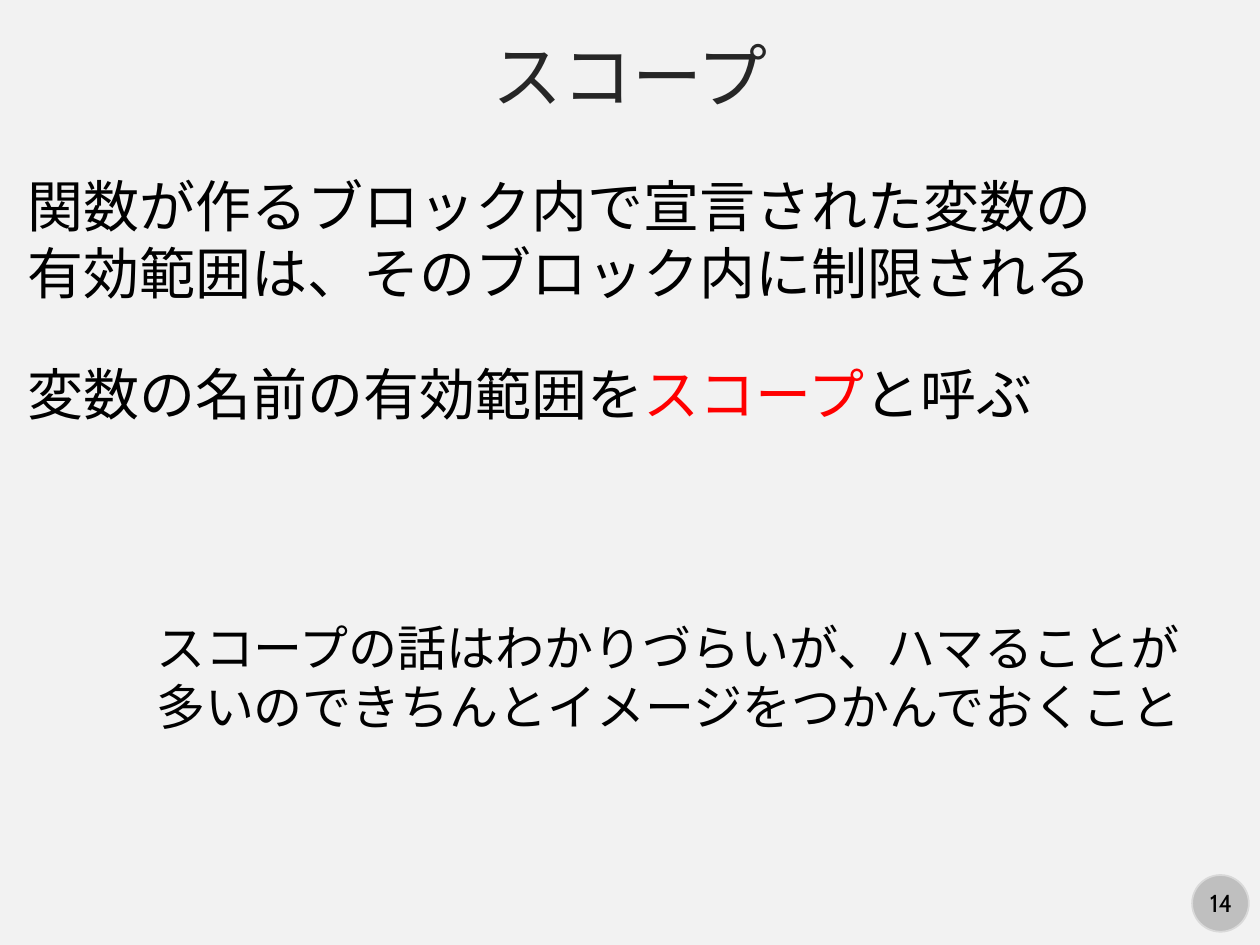
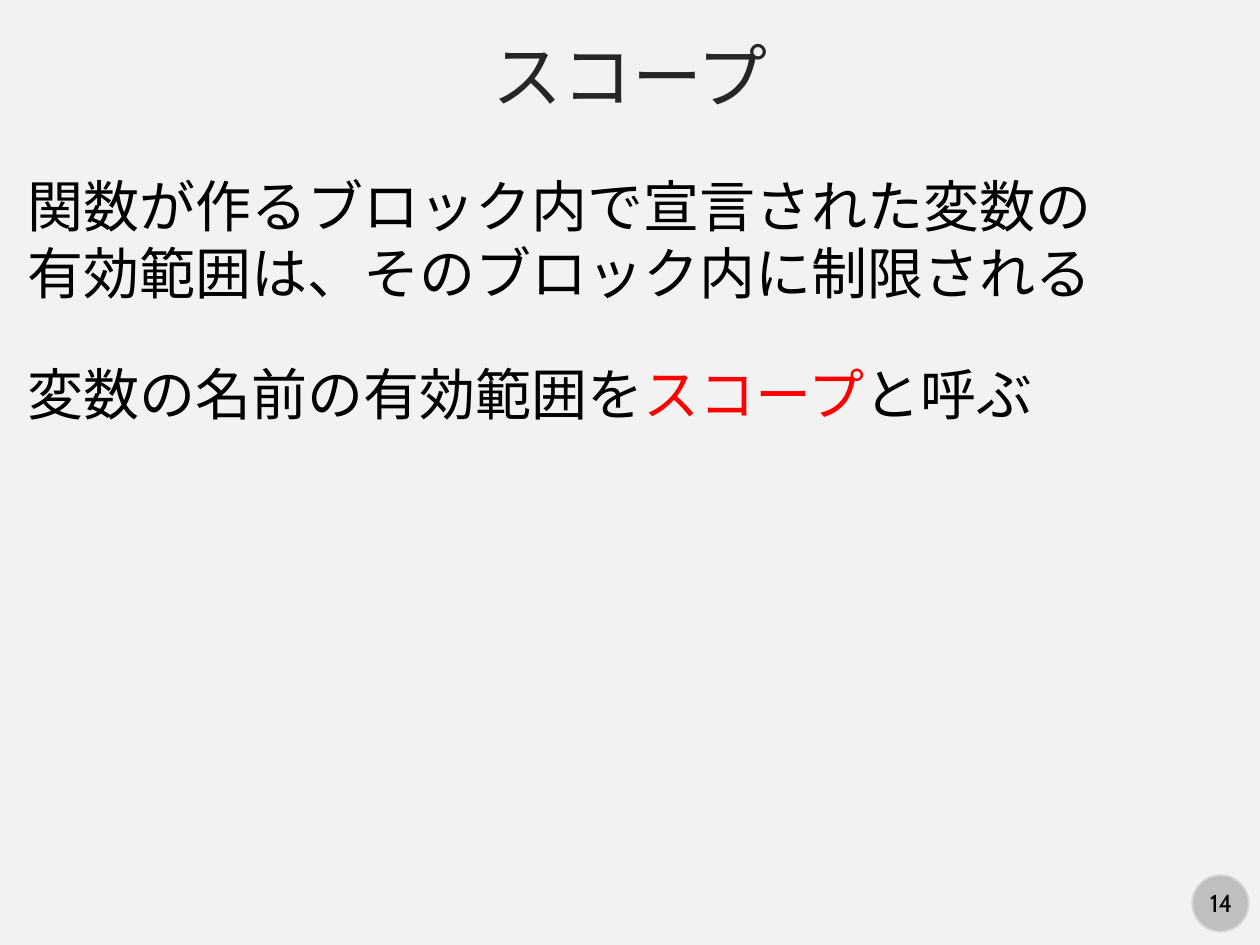
Before and after one commit to kaityo256/python_zero, a slide deck: slide 14 of scope/fig/slide.pptx. Drawn at 1260x945 pixels with LibreOffice and Linux fonts; fonts in the diff are those of the drawing. Boxes give left, top, right and bottom in pixels: in the first picture for what was removed or moved away, otherwise in the second. Text is boxed around its words. In the diff, an @@ line names an element or a change of style, - is before the commit and + after.

```diff
--- a/scope/fig/slide.pptx
+++ b/scope/fig/slide.pptx
@@ text removed at [156, 624, 1180, 729] @@
-スコープの話はわかりづらいが、ハマることが多いのできちんとイメージをつかんでおくこと
```
Also in this commit, not shown: 6 other slides changed, 1 slide added, 1 other file.
